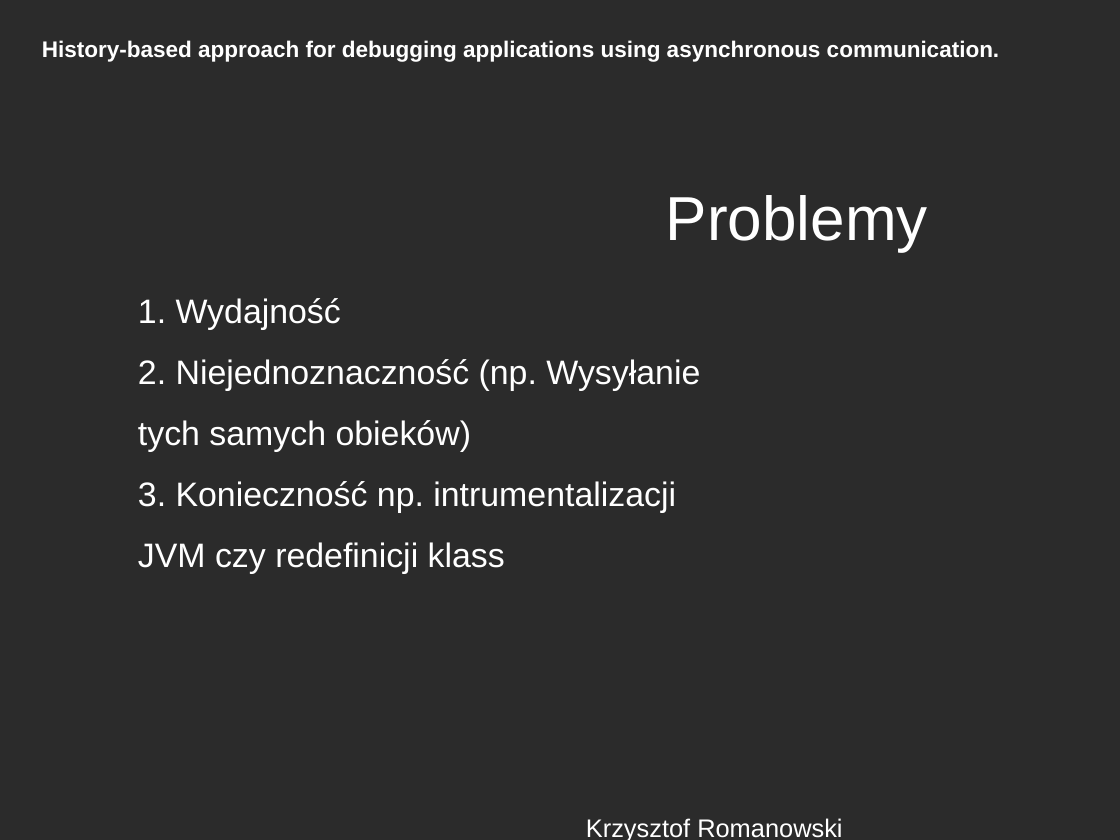
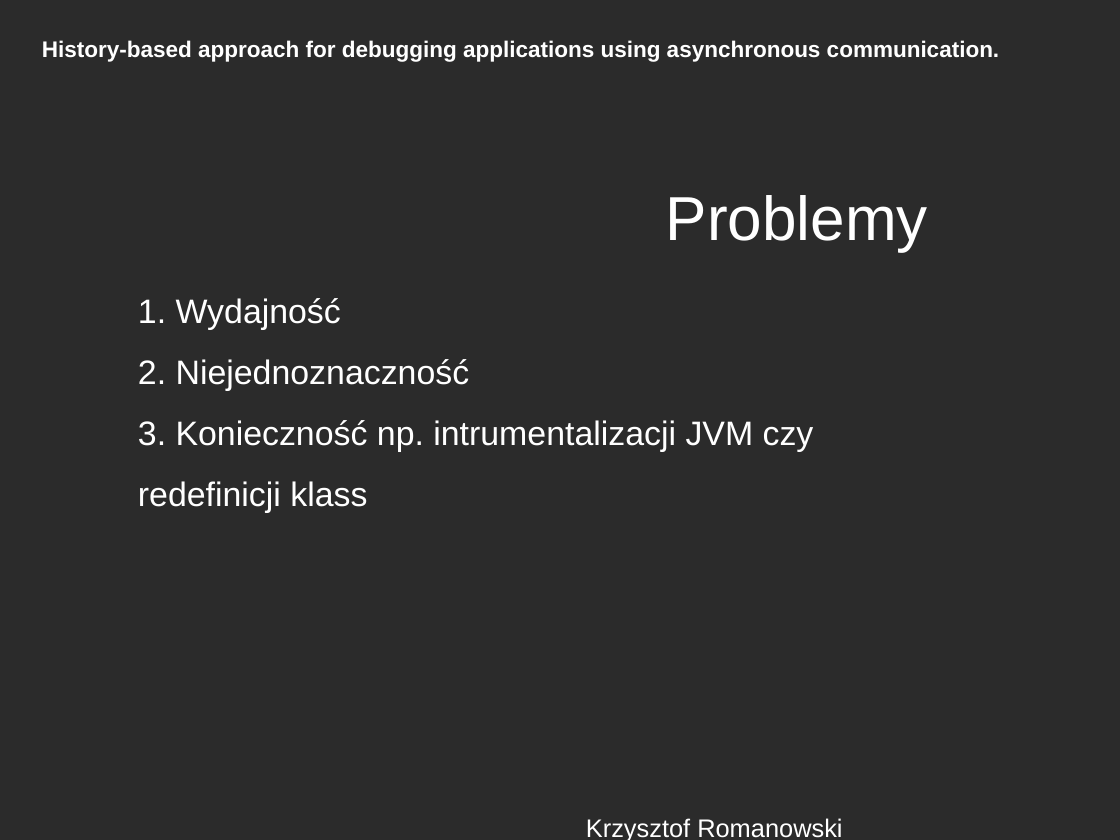
Before and after one commit to romanowski/asa, a slide deck: slide 8 of docs/prezentacja.odp. Drawn at 1120x840 pixels with LibreOffice and Linux fonts; fonts in the diff are those of the drawing; background and template pictures are left out; a plain dark background stands for a picture behind light text. Boxes give left, top, right and bottom in pixels: in the first picture for what was removed or moved away, otherwise in the second. Text is boxed around its words. In the diff, an @@ line names an element or a change of style, - is before the commit and + after.

```diff
--- a/docs/prezentacja.odp
+++ b/docs/prezentacja.odp
@@ text at box(138, 359, 470, 390): text changed @@
-2. Niejednoznaczność (np. Wysyłanie tych samych obieków)
+2. Niejednoznaczność
```
Also in this commit, not shown: 4 other slides changed, 3 other files.
